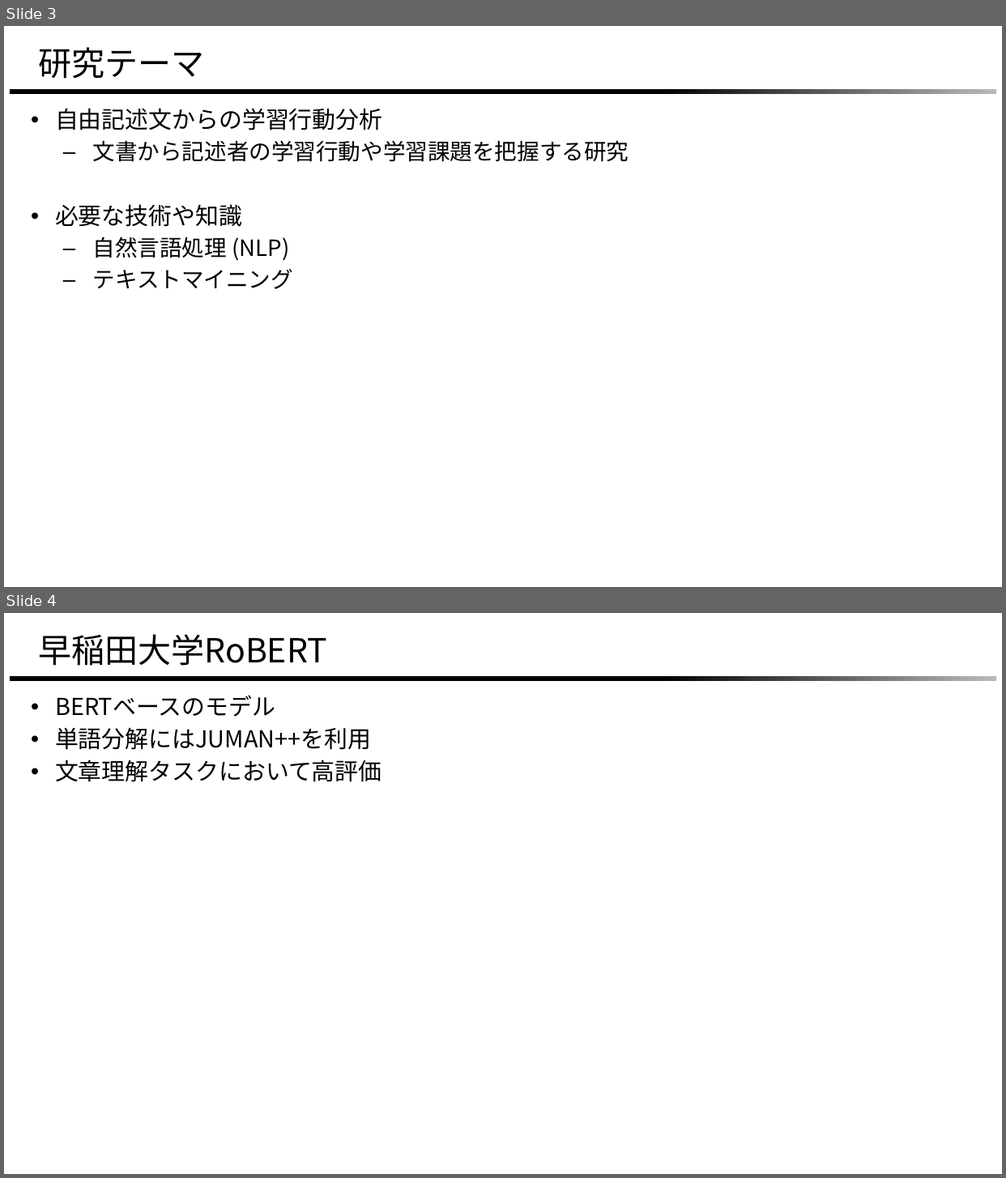
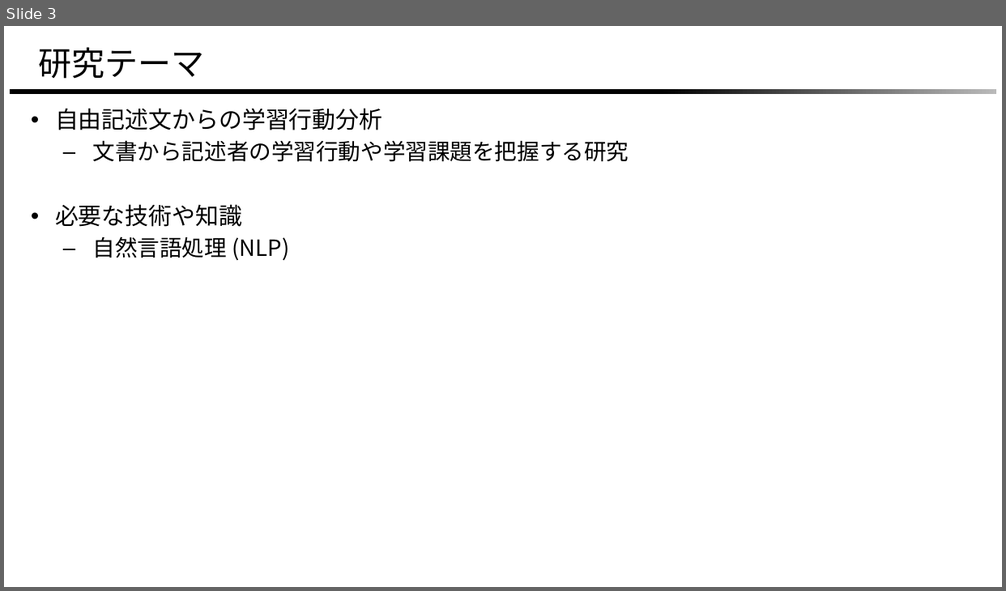
Before and after one commit to masa1357/research, a slide deck: 2023/meeting/0429meeting/0429meeting.pptx. Shown one above the other, each under a label of ours: slides 3 and 4 before the commit, slide 3 after it. The pictures are 1006x1178 and 1006x591 pixels, drawn with LibreOffice and Linux fonts; fonts in the diff are those of the drawing; background and template pictures are left out. Boxes give left, top, right and bottom in pixels: in the first picture for what was removed or moved away, otherwise in the second. Text is boxed around its words. In the diff, an @@ line names an element or a change of style, - is before the commit and + after.

```diff
--- a/2023/meeting/0429meeting/0429meeting.pptx
+++ b/2023/meeting/0429meeting/0429meeting.pptx
@@ slide 4 removed at (x1=4, y1=613, x2=1002, y2=1174), background #FFFFFF; not listed: 1 template element that a slide beside it also shows @@
@@ title removed at (x1=38, y1=634, x2=327, y2=666) @@
-早稲田大学RoBERT
@@ text removed at (x1=55, y1=695, x2=382, y2=782) @@
-• BERTベースのモデル
-• 単語分解にはJUMAN++を利用
-• 文章理解タスクにおいて高評価
@@ slide 3 changed as well @@
@@ text at (x1=93, y1=269, x2=293, y2=289): paragraph removed @@
-  – テキストマイニング
```
Also in this commit, not shown: 3 other slides changed, 7 slides added, 2 other slides removed, 5 other files.
